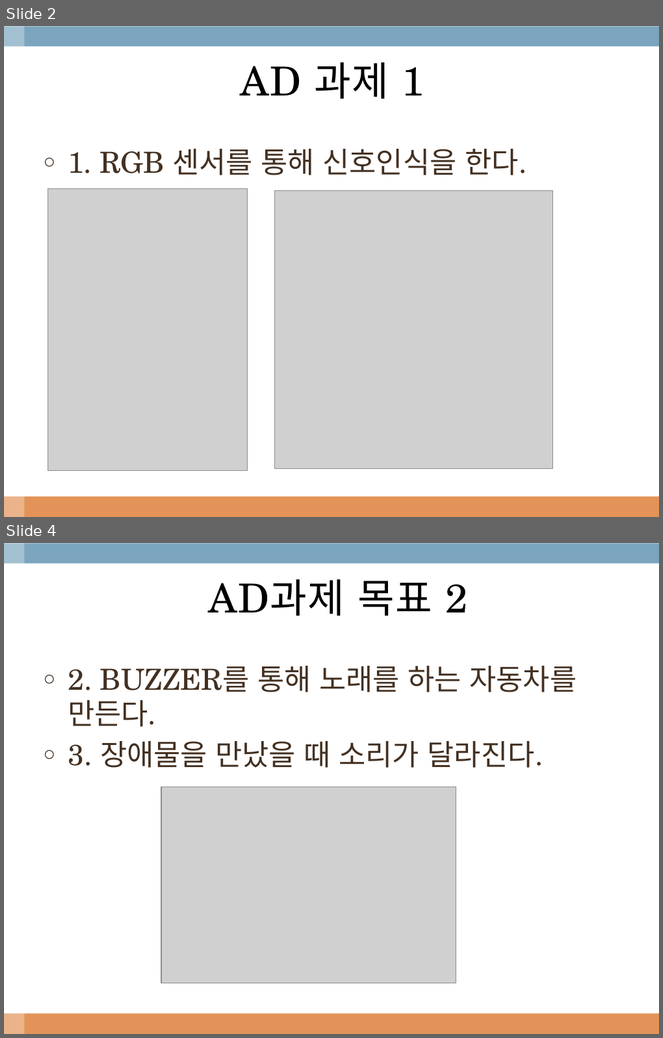
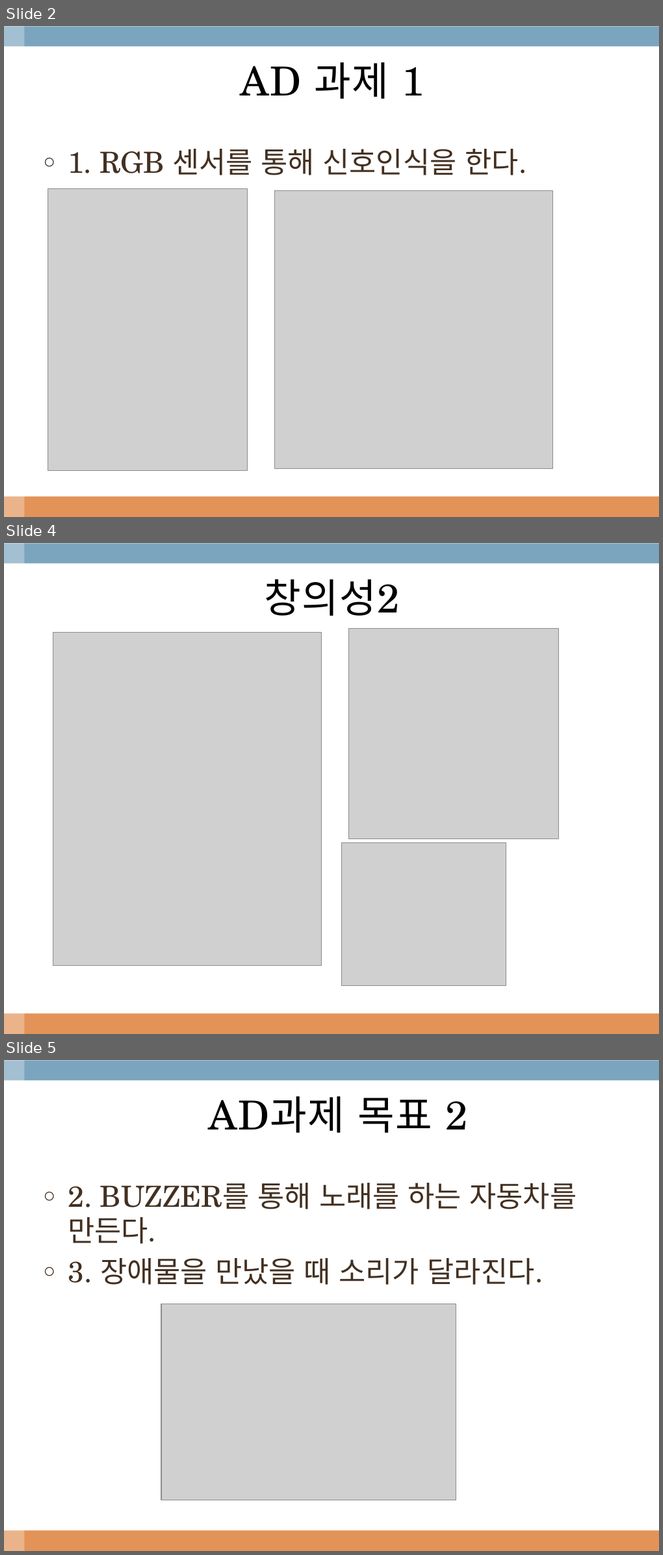
Before and after one commit to brightface/ras_car, a slide deck: AD_과제9조PPT.pptx. Shown one above the other, each under a label of ours: slides 2 and 4 before the commit, slides 2, 4 and 5 after it; the slides between them are not shown. The pictures are 663x1038 and 663x1555 pixels, drawn with LibreOffice and Linux fonts; fonts in the diff are those of the drawing; grey boxes stand for pictures; background and template pictures are left out. Boxes give left, top, right and bottom in pixels: in the first picture for what was removed or moved away, otherwise in the second. Text is boxed around its words. In the diff, an @@ line names an element or a change of style, - is before the commit and + after.

```diff
--- a/AD_과제9조PPT.pptx
+++ b/AD_과제9조PPT.pptx
@@ slide 4 added at (4,543,659,1034), background picture (left out); not listed: 3 template elements that a slide beside it also shows @@
@@ title added at (265,579,400,616), 44 pt, text #000000 @@
+창의성2
@@ picture added at (53,632,321,966) @@
@@ picture added at (348,629,559,839) @@
@@ picture added at (342,843,506,986) @@
@@ what was slide 4 is now slide 5 @@
```
Also in this commit, not shown: 1 slide changed.
